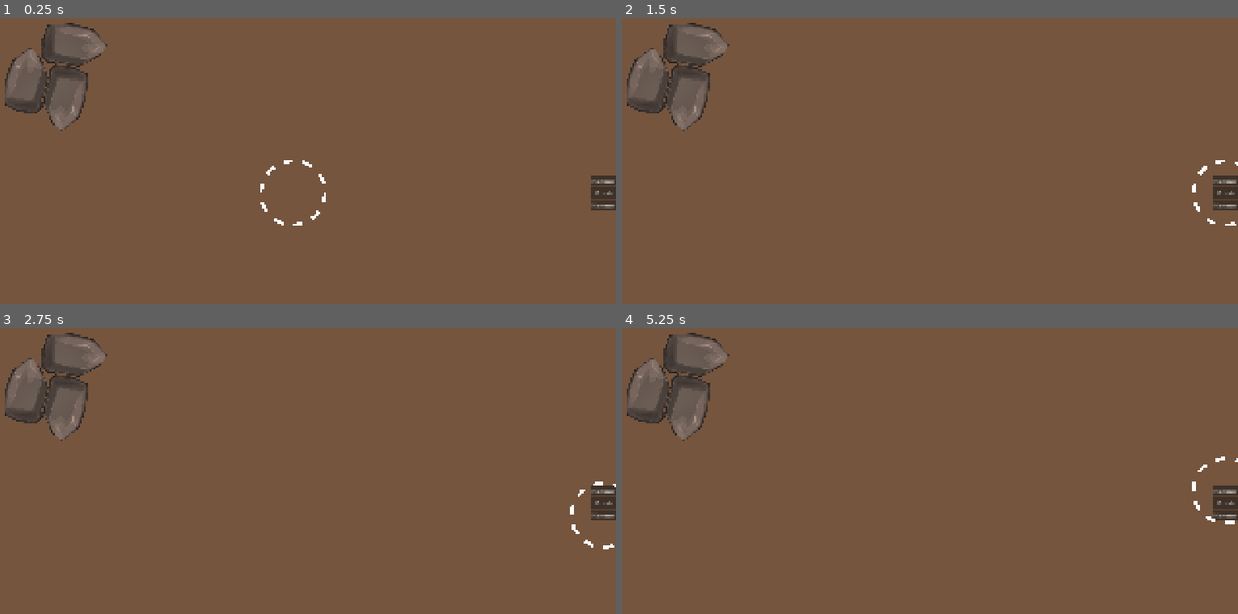
Above: before the commit, frames 1-4 (two rows, left to right).
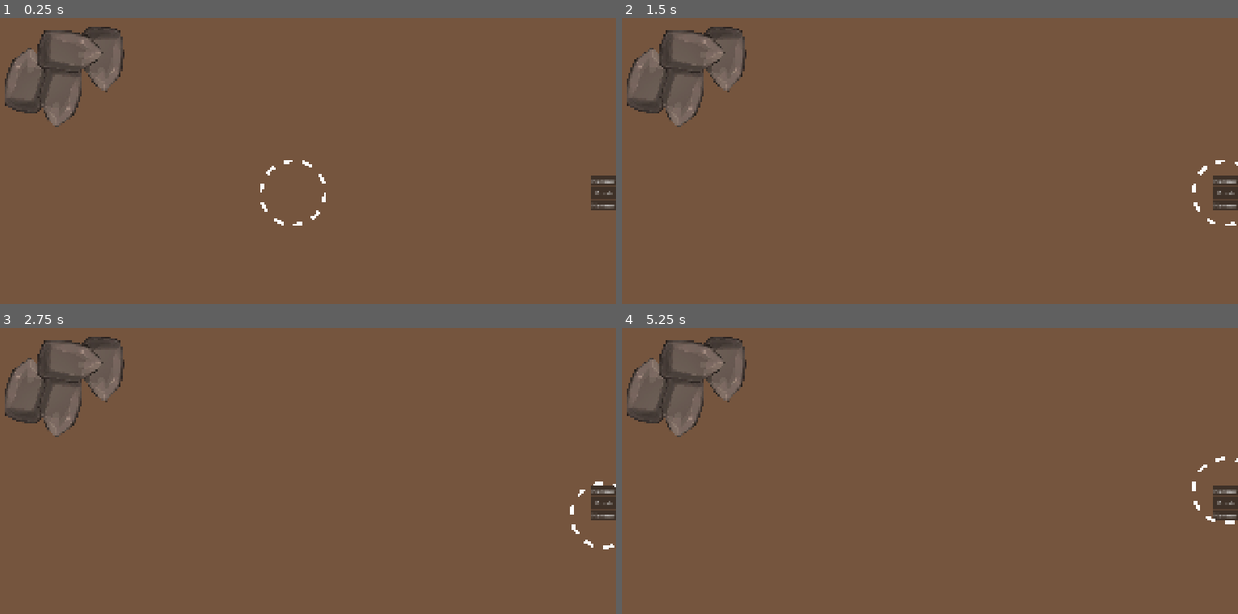
Above: after the commit, the same moments.

Repository: SirLich/fossil-fanatic
Game: Godot game, scene res://game.tscn
The game is run twice, just before and just after one commit, with the same random seed, the same clock (stepped at 60 frames per second) and the same inputs.
Inputs:
- Up to frame 1 (0.25 s): no input
- Up to frame 2 (1.5 s): click "Hammer" at 0.5 s; click "Brush" at 1.25 s
- Up to frame 3 (2.75 s): click "Hammer" at 2 s
- Up to frame 4 (5.25 s): click "Hammer" at 2.75 s; click "Brush" at 3.5 s; click "Hammer" at 4.25 s; click "Hammer" at 5 s

The runs differ from the first frame. In frame 1, 1.7% of the frame differs, in the area x 6-21%, y 1-40%; in frame 2, 1.7%; in frame 3, 1.7%; in frame 4, 1.7%.

Commit message:
Attempt to get collisions working

Diff:
--- /dev/null
+++ b/game.gd
@@ -0,0 +1,5 @@
+extends Node2D
+
+func _ready() -> void:
+	get_viewport().set_physics_object_picking_sort(true)
+	get_viewport().set_physics_object_picking_first_only(true)
--- a/game.tscn
+++ b/game.tscn
@@ -1,9 +1,11 @@
-[gd_scene load_steps=3 format=3 uid="uid://b4dh87ymrg6i3"]
+[gd_scene load_steps=4 format=3 uid="uid://b4dh87ymrg6i3"]
 
 [ext_resource type="PackedScene" uid="uid://d0et4vc24oa8h" path="res://scenes/hammer/hammer.tscn" id="1_80nbo"]
+[ext_resource type="Script" uid="uid://dqjfy253vey4n" path="res://game.gd" id="1_feb5d"]
 [ext_resource type="PackedScene" uid="uid://cwa0napga1sso" path="res://scenes/rock/rock.tscn" id="2_e2o6t"]
 
 [node name="Game" type="Node2D"]
+script = ExtResource("1_feb5d")
 
 [node name="CanvasLayer" type="CanvasLayer" parent="."]
 layer = -1
@@ -41,15 +43,25 @@
 layout_mode = 2
 text = "Hammer"
 
-[node name="Rock" parent="." instance=ExtResource("2_e2o6t")]
+[node name="Node2D2" type="Node2D" parent="."]
+position = Vector2(9, -9)
+
+[node name="Rock3" parent="Node2D2" instance=ExtResource("2_e2o6t")]
+position = Vector2(387, 149)
+rotation = 2.95304
+
+[node name="Node2D" type="Node2D" parent="."]
+
+[node name="Rock" parent="Node2D" instance=ExtResource("2_e2o6t")]
 position = Vector2(168, 207)
 
-[node name="Rock2" parent="." instance=ExtResource("2_e2o6t")]
-position = Vector2(283, 257)
+[node name="Rock2" parent="Node2D" instance=ExtResource("2_e2o6t")]
+position = Vector2(269, 247)
 rotation = 3.13936
 
-[node name="Rock3" parent="." instance=ExtResource("2_e2o6t")]
-position = Vector2(309, 100)
+[node name="Rock3" parent="Node2D" instance=ExtResource("2_e2o6t")]
+position = Vector2(296, 120)
 rotation = 1.47652
 
 [node name="Hammer" parent="." instance=ExtResource("1_80nbo")]
+position = Vector2(0, 27)
--- a/scenes/hammer/hammer.gd
+++ b/scenes/hammer/hammer.gd
@@ -4,14 +4,56 @@
 @export var size = 20
 
 func _ready():
-
 	Input.set_mouse_mode(Input.MOUSE_MODE_HIDDEN)
 	scale = Vector2(size, size)
 
 func _process(delta):
 	global_position = get_global_mouse_position()
 
+func _physics_process(delta: float) -> void:
+	detect_rocks()
+
 func _input(event: InputEvent) -> void:
 	if event.is_action_released("use_tool"):
 		for object_area in get_overlapping_areas():
 			object_area.take_damage()
+
+var old_colliders = []
+func detect_rocks():
+	var world_2d = get_viewport().find_world_2d()
+	var direct_space = world_2d.direct_space_state
+
+	var query = PhysicsPointQueryParameters2D.new()
+	query.position = get_viewport().get_mouse_position()
+	query.collide_with_areas = true
+	query.collision_mask = pow(2, 1-1)
+
+	var colliders = []
+	var intersections = direct_space.intersect_point(query)
+	if intersections:
+		for intersection in intersections:
+			var collider = intersection.collider
+			colliders.append(collider)
+
+	for collider in old_colliders:
+		if collider not in colliders:
+			collider.set_unhovered()
+
+	for collider in colliders:
+		if collider not in old_colliders:
+			collider.set_hovered()
+
+	old_colliders.clear()
+	for collider in colliders:
+		old_colliders.append(collider)
+
+
+
+
+
+
+		#intersections.sort_custom(func(a, b):
+			#var obj_a = a.collider
+			#var obj_b = b.collider
+			#return obj_a.global_position.y > obj_b.global_position.y
+		#)
--- a/scenes/rock/rock.gd
+++ b/scenes/rock/rock.gd
@@ -7,14 +7,14 @@
 @export_group("Nodes")
 @export var spite : Sprite2D
 
-func _ready():
-	area_entered.connect(on_area_entered)
-	area_exited.connect(on_area_exited)
+#func _ready():
+	#area_entered.connect(on_area_entered)
+	#area_exited.connect(on_area_exited)
 
-func on_area_entered(area : Area2D):
+func set_hovered():
 	spite.material.set_shader_parameter("enabled", true)
 
-func on_area_exited(area : Area2D):
+func set_unhovered():
 	spite.material.set_shader_parameter("enabled", false)
 
 func take_damage():
Not shown, added: game.gd.uid
